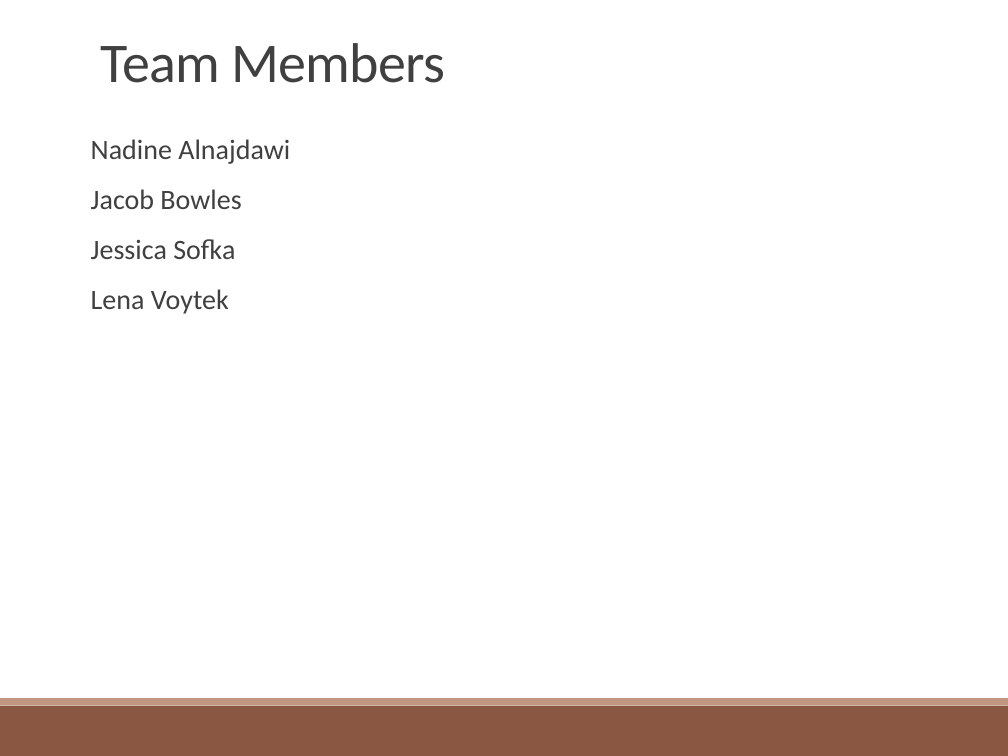
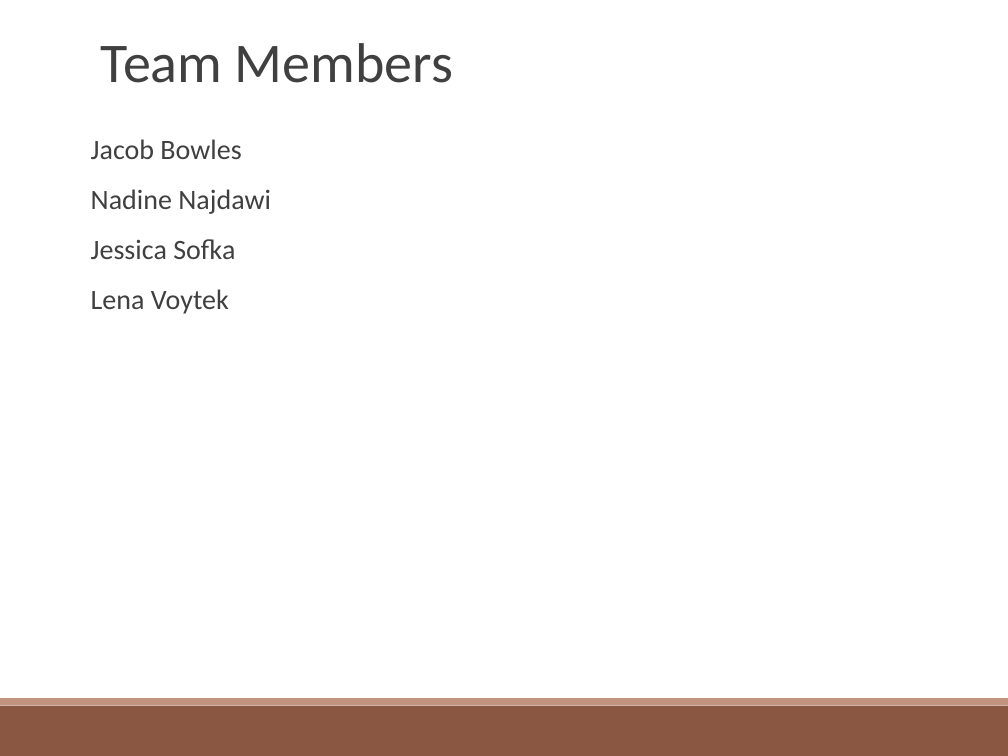
Before and after one commit to lvoytek/VoiceModulator, a slide deck: slide 2 of Proposal/FinalProposal.pptx. Drawn at 1008x756 pixels with LibreOffice and Linux fonts; fonts in the diff are those of the drawing. Boxes give left, top, right and bottom in pixels: in the first picture for what was removed or moved away, otherwise in the second. Text is boxed around its words. In the diff, an @@ line names an element or a change of style, - is before the commit and + after.

```diff
--- a/Proposal/FinalProposal.pptx
+++ b/Proposal/FinalProposal.pptx
@@ text "Team Members" at (101, 43, 453, 83): letter spacing -0.5 to 0 pt @@
@@ text at (91, 139, 290, 164): paragraph removed @@
-Nadine Alnajdawi
@@ text at (91, 139, 241, 314): less space between paragraphs @@
@@ text at (91, 189, 271, 214): paragraph added @@
+Nadine Najdawi
```
Also in this commit, not shown: 2 other slides changed, 8 slides added, 4 slides removed.
